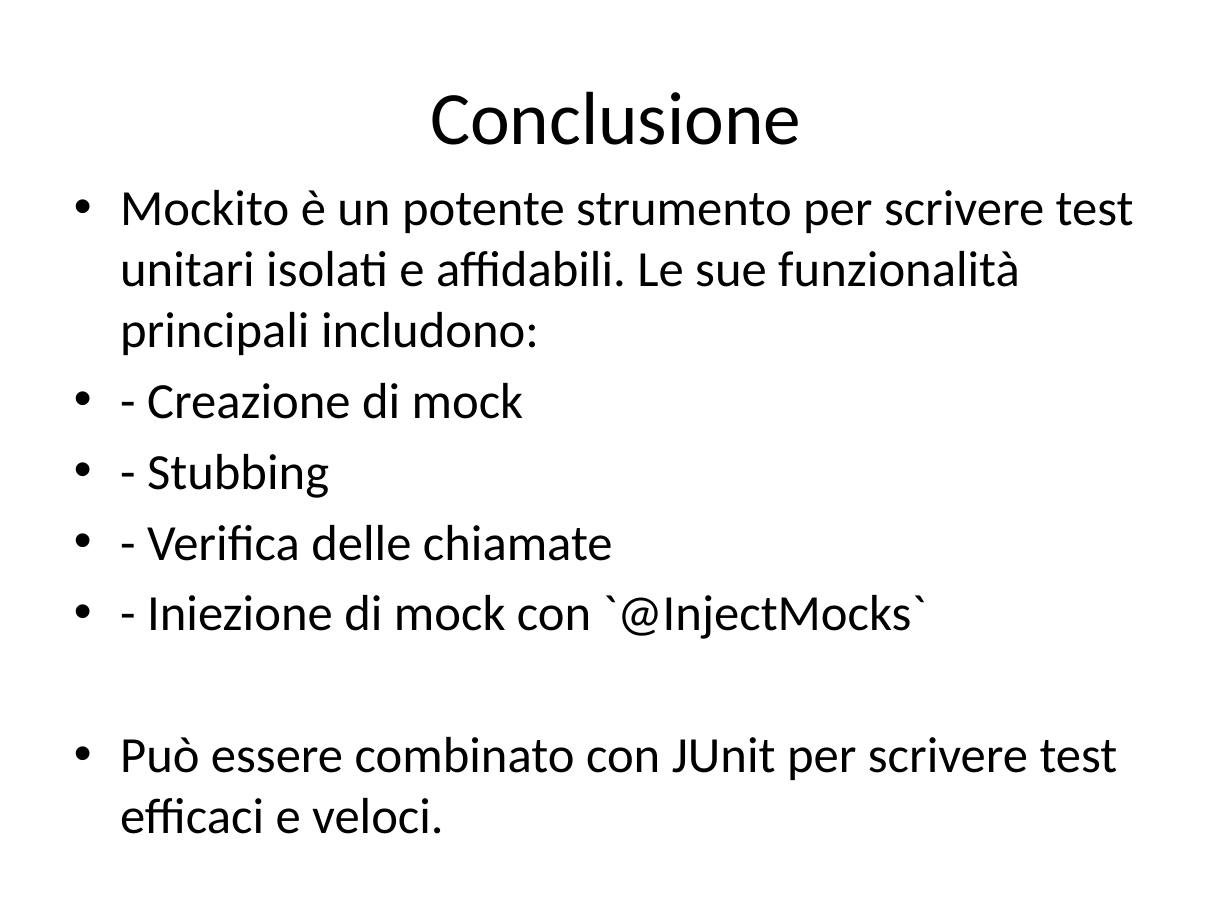
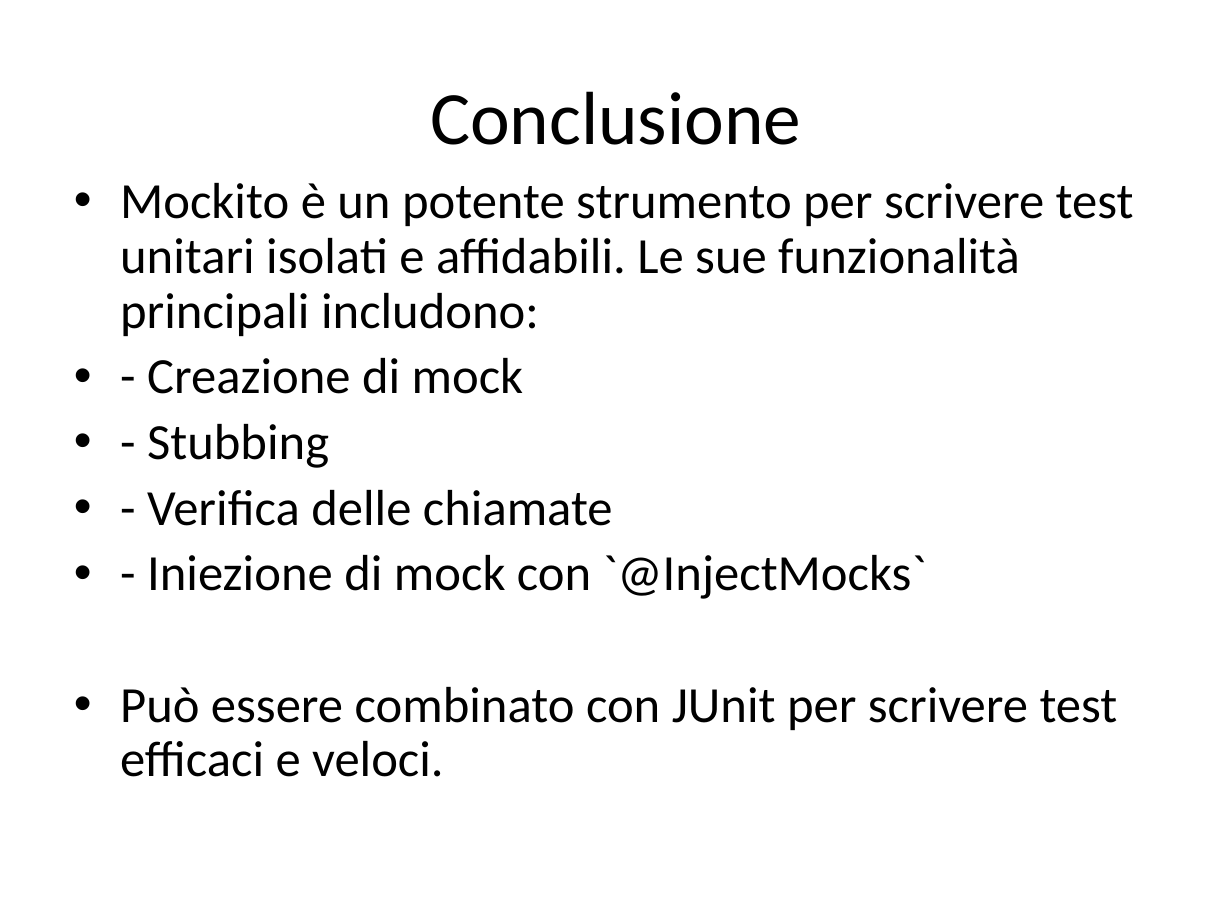
Before and after one commit to Skyblade93/AccademyJava, a slide deck: slide 10 of AccademiJava/Slide/Introduzione_a_Mockito.pptx. Drawn at 1232x924 pixels with LibreOffice and Linux fonts; fonts in the diff are those of the drawing. Boxes give left, top, right and bottom in pixels: in the first picture for what was removed or moved away, otherwise in the second. Text is boxed around its words. In the diff, an @@ line names an element or a change of style, - is before the commit and + after.

```diff
--- a/AccademiJava/Slide/Introduzione_a_Mockito.pptx
+++ b/AccademiJava/Slide/Introduzione_a_Mockito.pptx
@@ text "Mockito è un potente strumento ..." at bbox=[120, 183, 1134, 777]: line spacing 1 to 0.9 @@
```
Also in this commit, not shown: 1 other slide changed, 3 other files.
